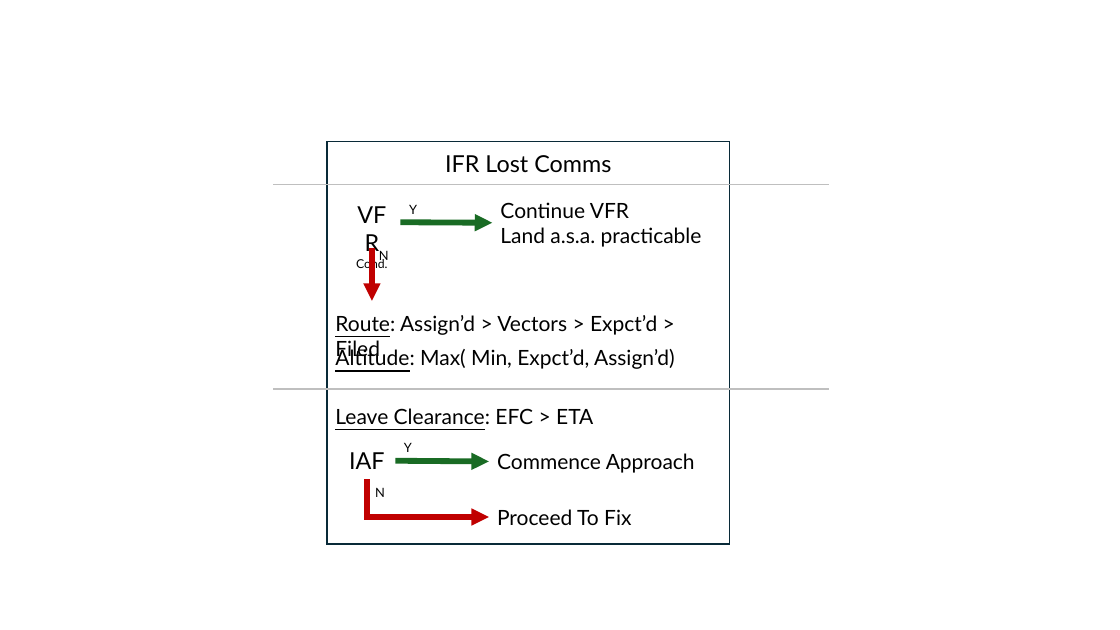
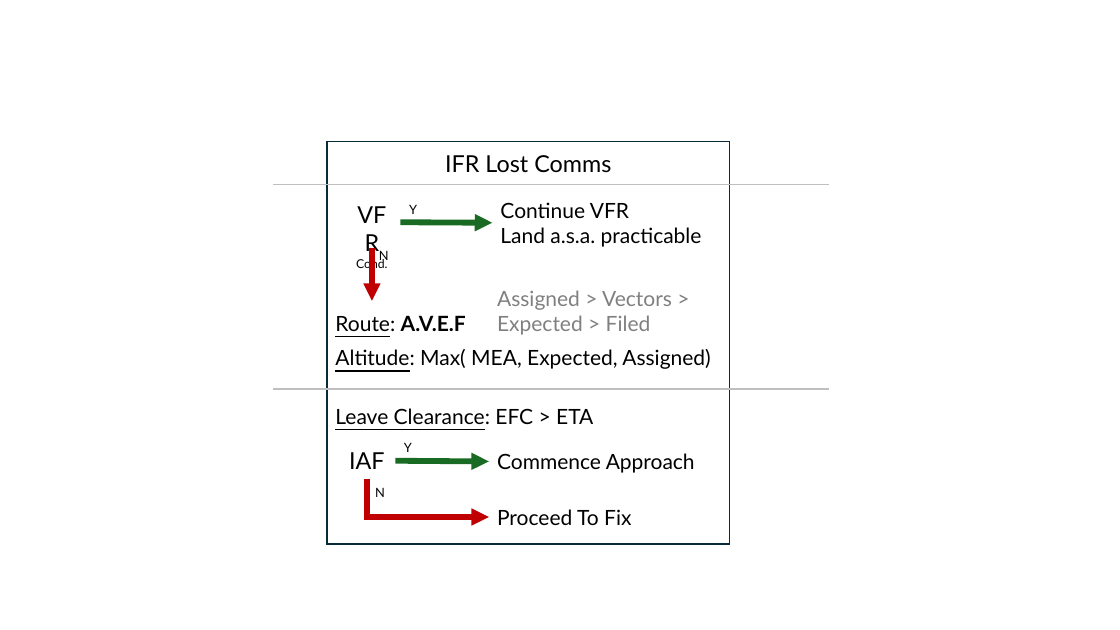
Before and after one commit to jcjollant/gakneeboard, a slide deck: slide 2 of docs/Tiles.pptx. Drawn at 1120x630 pixels with LibreOffice and Linux fonts; fonts in the diff are those of the drawing. Boxes give left, top, right and bottom in pixels: in the first picture for what was removed or moved away, otherwise in the second. Text is boxed around its words. In the diff, an @@ line names an element or a change of style, - is before the commit and + after.

```diff
--- a/docs/Tiles.pptx
+++ b/docs/Tiles.pptx
@@ text added at (497, 290, 672, 335), 18 pt, text #808080 @@
+Assigned > Vectors > Expected > Filed
@@ text at (335, 315, 466, 331): text changed; bold on @@
-Route: Assign’d > Vectors > Expct’d > Filed
+Route: A.V.E.F
@@ text at (335, 349, 711, 369): text changed @@
-Altitude: Max( Min, Expct’d, Assign’d)
+Altitude: Max( MEA, Expected, Assigned)
```
Also in this commit, not shown: 1 slide added, 3 other files.
